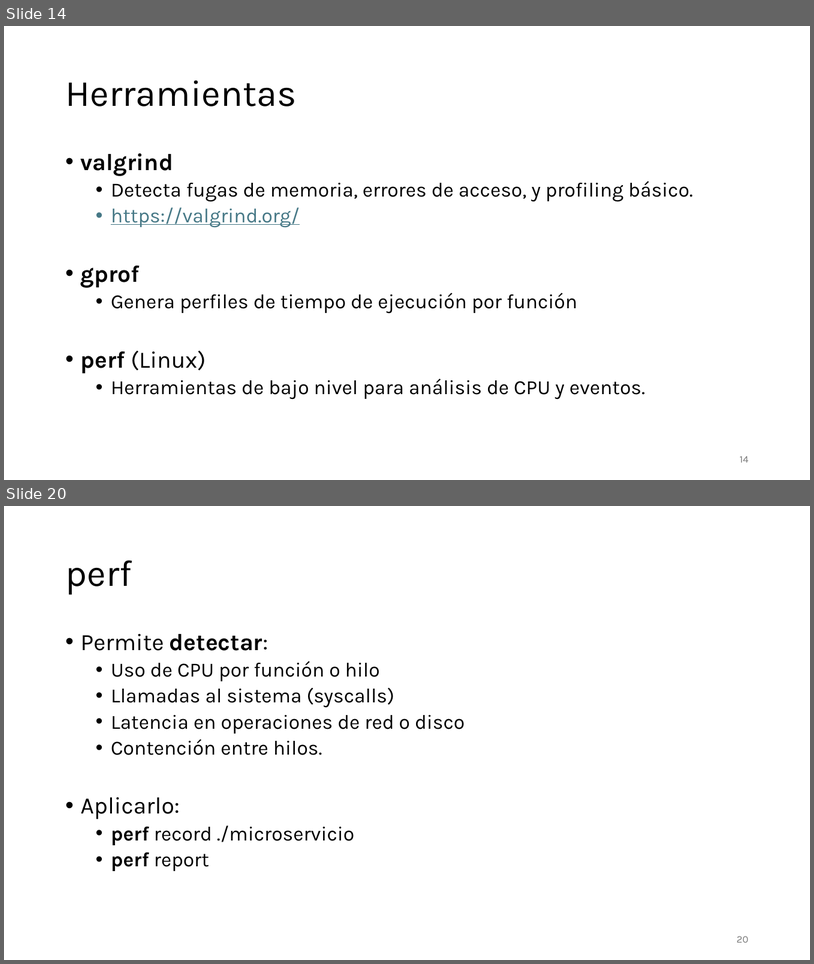
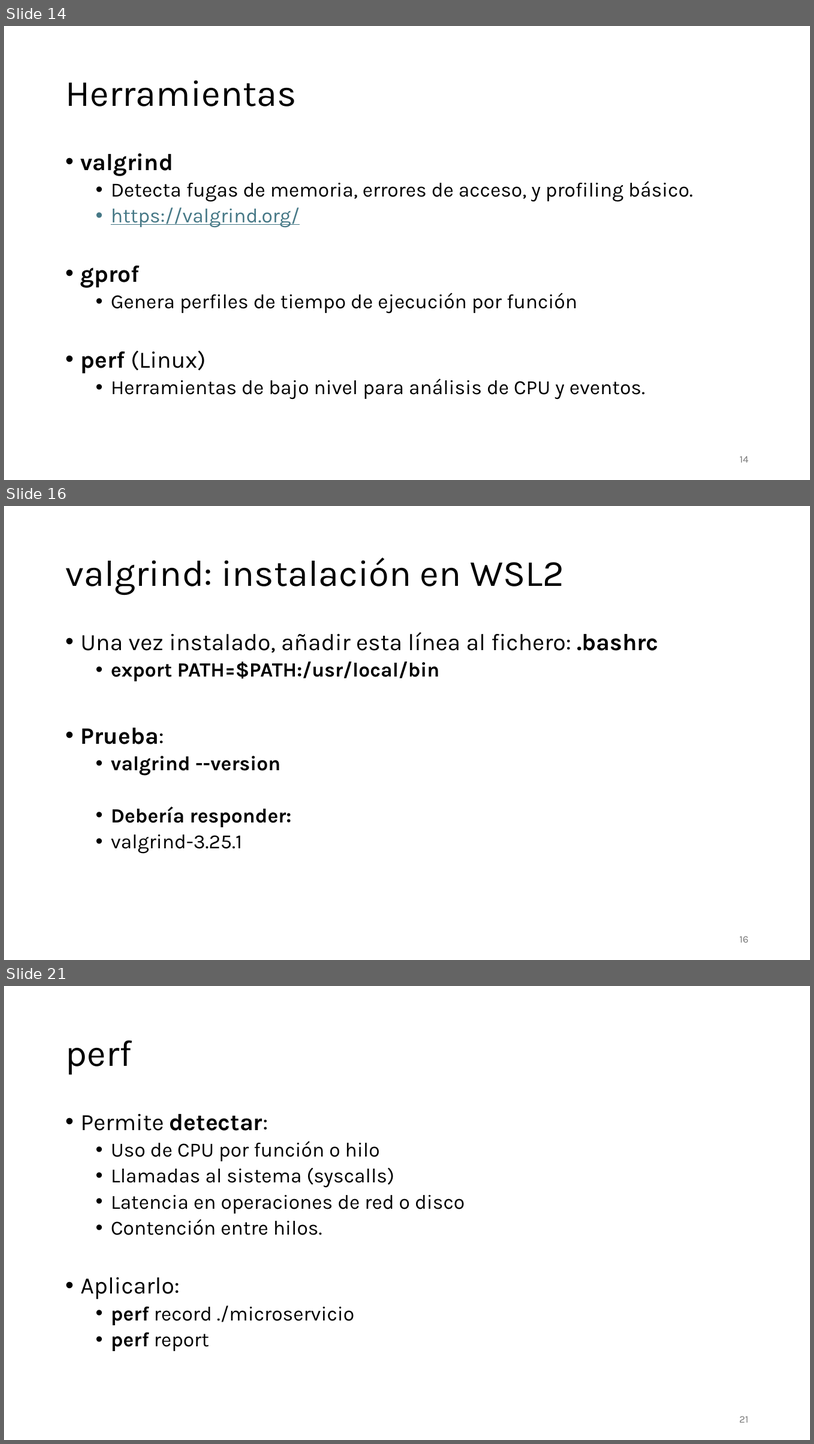
Before and after one commit to aldebarran22/CURSO_CPP_SERVICIOS_30H, a slide deck: doc/5_Optimizacion_Gestion_Recursos_Microservicios_C++.pptx. Shown one above the other, each under a label of ours: slides 14 and 20 before the commit, slides 14, 16 and 21 after it; the slides between them are not shown. The pictures are 814x964 and 814x1444 pixels, drawn with LibreOffice and Linux fonts; fonts in the diff are those of the drawing. Boxes give left, top, right and bottom in pixels: in the first picture for what was removed or moved away, otherwise in the second. Text is boxed around its words. In the diff, an @@ line names an element or a change of style, - is before the commit and + after.

```diff
--- a/doc/5_Optimizacion_Gestion_Recursos_Microservicios_C++.pptx
+++ b/doc/5_Optimizacion_Gestion_Recursos_Microservicios_C++.pptx
@@ slide 16 added at (4, 506, 810, 960), background #FFFFFF @@
@@ title added at (65, 558, 564, 595), 44 pt, text #000000 @@
+valgrind: instalación en WSL2
@@ text added at (81, 632, 659, 853), 24 pt, text #000000, bold @@
+• Una vez instalado, añadir esta línea al fichero: .bashrc
+  • export PATH=$PATH:/usr/local/bin
+• Prueba:
+  • valgrind --version
+  • Debería responder:
+  • valgrind-3.25.1
@@ page number added at (740, 936, 749, 942), 12 pt, text #797979 @@
+16
@@ what was slide 20 is now slide 21 @@
@@ page number at (740, 1416, 749, 1422): text changed @@
-20
+21
```
Also in this commit, not shown: 6 slides changed, 1 other slide added, 1 slide removed.
